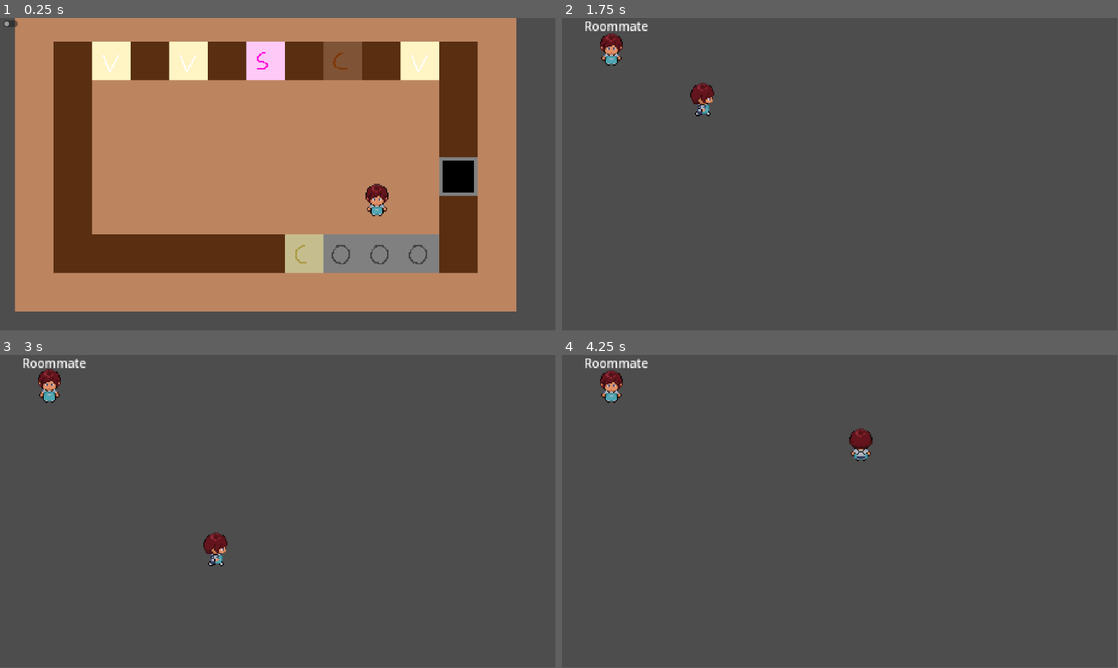
Above: before the commit, frames 1-4 (two rows, left to right).
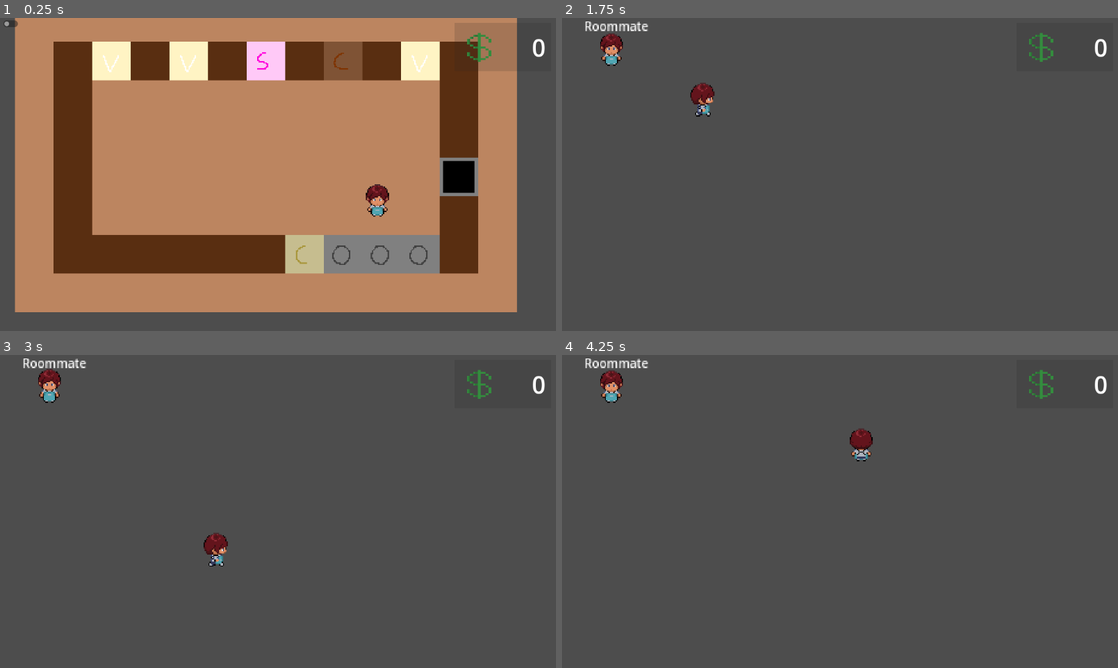
Above: after the commit, the same moments.

Repository: ElectricSpace25/Between-Scoops
Game: Godot game, scene res://Levels/Shop/shop.tscn
Two runs of this game, one before a commit and one after it. Both use one fixed random seed, a clock stepped at 60 frames per second and the inputs below.
Inputs (mouse positions are in pixels of both pictures, inside the frame that each line leads up to):
- Up to frame 1 (0.25 s): no input
- Up to frame 2 (1.75 s): click (573, 24) at 0.5 s; hold D (walk_right) from 1.28 s (still down); hold E (interact) from 1.28 s (still down)
- Up to frame 3 (3 s): release D (walk_right) at 2.03 s; release E (interact) at 2.03 s; hold S (walk_down) 2.03-2.78 s; tap E (interact) at 2.1 s; hold D (walk_right) from 2.78 s (still down); hold E (interact) from 2.78 s (still down)
- Up to frame 4 (4.25 s): release D (walk_right) at 3.53 s; release E (interact) at 3.53 s; hold W (walk_up) from 3.53 s (still down); tap E (interact) at 3.6 s
In our replay, the window is 799x449 before the commit and 800x450 after it. These sizes can differ from the game's own. Grey fills any space a smaller window leaves; there, only what the larger window draws over its background counts as a difference.

The runs differ from the first frame. In frame 1, 1.8% of the frame differs, in the area x 2-98%, y 0-94%; in frame 2, 0.3%; in frame 3, 0.3%; in frame 4, 0.3%.

Commit message:
Started Dialogue System

Diff:
--- a/Objects/quest_item.gd
+++ b/Objects/quest_item.gd
@@ -4,6 +4,7 @@
 extends Area2D
 
 @onready var sprite_2d = $Sprite2D
+@onready var interactable: Area2D = $Interactable
 
 # Vars
 @export var item_id: String = ""
@@ -14,8 +15,15 @@
 func _ready():
 	if not Engine.is_editor_hint():
 		sprite_2d.texture = item_texture
+		interactable.interact = _on_interact
 
 # Show item texture in engine
 func _process(delta):
 	if Engine.is_editor_hint():
 		sprite_2d.texture = item_texture
+
+func _on_interact():
+	start_dialogue()
+
+func start_dialogue():
+	print("I am an item!")
--- a/Player/player.gd
+++ b/Player/player.gd
@@ -4,6 +4,16 @@
 
 @onready var animation_tree = $AnimationTree
 @onready var state_machine = animation_tree.get("parameters/playback")
+
+# Player HUD UI components
+@onready var icon: TextureRect = $HUD/Money/Icon
+@onready var amount: Label = $HUD/Money/Amount
+@onready var quest_tracker: ColorRect = $HUD/QuestTracker
+@onready var title: Label = $HUD/QuestTracker/VBoxContainer/Title
+@onready var objectives: VBoxContainer = $HUD/QuestTracker/VBoxContainer/Objectives
+
+func _ready() -> void:
+	quest_tracker.visible = false
 
 func _physics_process(_delta):
 	# Move
--- a/Player/player.tscn
+++ b/Player/player.tscn
@@ -1,8 +1,9 @@
-[gd_scene load_steps=31 format=3 uid="uid://c8ldqs2ik8dbq"]
+[gd_scene load_steps=32 format=3 uid="uid://c8ldqs2ik8dbq"]
 
 [ext_resource type="Script" path="res://Player/player.gd" id="1_262ky"]
 [ext_resource type="Texture2D" uid="uid://dqelm10xyjohs" path="res://Player/MC_IceCream_Spritesheet.png" id="2_4sjg8"]
 [ext_resource type="Script" path="res://Player/interaction_area.gd" id="3_lx3da"]
+[ext_resource type="Texture2D" uid="uid://kfvcc61v05hw" path="res://UI/Dialogue/dollar_sign.png" id="4_ijt6o"]
 
 [sub_resource type="RectangleShape2D" id="RectangleShape2D_7c3wq"]
 size = Vector2(17, 6.5)
@@ -286,5 +287,73 @@
 horizontal_alignment = 1
 vertical_alignment = 1
 
+[node name="HUD" type="CanvasLayer" parent="."]
+
+[node name="Money" type="ColorRect" parent="HUD"]
+anchors_preset = 1
+anchor_left = 1.0
+anchor_right = 1.0
+offset_left = -210.0
+offset_top = 10.0
+offset_right = -10.0
+offset_bottom = 110.0
+grow_horizontal = 0
+color = Color(0.141176, 0.141176, 0.141176, 0.160784)
+
+[node name="Icon" type="TextureRect" parent="HUD/Money"]
+layout_mode = 1
+anchors_preset = 9
+anchor_bottom = 1.0
+offset_left = 1.0
+offset_top = 19.0
+offset_right = 101.0
+offset_bottom = -17.0
+grow_vertical = 2
+texture = ExtResource("4_ijt6o")
+expand_mode = 2
+
+[node name="Amount" type="Label" parent="HUD/Money"]
+layout_mode = 1
+anchors_preset = 6
+anchor_left = 1.0
+anchor_top = 0.5
+anchor_right = 1.0
+anchor_bottom = 0.5
+offset_left = -40.0
+offset_top = -11.5
+offset_bottom = 11.5
+grow_horizontal = 0
+grow_vertical = 2
+theme_override_font_sizes/font_size = 50
+text = "0"
+
+[node name="QuestTracker" type="ColorRect" parent="HUD"]
+offset_left = 10.0
+offset_top = 10.0
+offset_right = 310.0
+offset_bottom = 210.0
+color = Color(0.141176, 0.141176, 0.141176, 0.160784)
+
+[node name="VBoxContainer" type="VBoxContainer" parent="HUD/QuestTracker"]
+layout_mode = 1
+anchors_preset = 15
+anchor_right = 1.0
+anchor_bottom = 1.0
+grow_horizontal = 2
+grow_vertical = 2
+theme_override_constants/separation = 10
+
+[node name="Title" type="Label" parent="HUD/QuestTracker/VBoxContainer"]
+layout_mode = 2
+theme_override_font_sizes/font_size = 20
+text = "Title"
+horizontal_alignment = 1
+vertical_alignment = 1
+uppercase = true
+
+[node name="Objectives" type="VBoxContainer" parent="HUD/QuestTracker/VBoxContainer"]
+layout_mode = 2
+size_flags_vertical = 3
+
 [connection signal="area_entered" from="InteractionArea" to="InteractionArea" method="_on_area_entered"]
 [connection signal="area_exited" from="InteractionArea" to="InteractionArea" method="_on_area_exited"]
--- /dev/null
+++ b/Resources/Dialogue/dialogue.gd
@@ -0,0 +1,10 @@
+### dialogue.gd - serves as a data container
+extends Resource
+
+class_name Dialogue
+@export var dialogues = {}
+
+# Load data from dialogue_data.json
+func load_from_json(file_path):
+	var data = FileAccess.get_file_as_string(file_path)
+	pass
--- /dev/null
+++ b/Resources/Dialogue/dialogue_data.json
@@ -0,0 +1,64 @@
+{
+	"roommate_1": {
+		"tree": [
+			{
+				"branch_id": "roommate_1_1",
+				"dialogues": [
+					{
+						"state": "start",
+						"text": "WAHH WAHHH",
+						"options": {
+							"What's wrong?": "story_1",
+							"I don't want to deal with this...": "exit",
+						}
+					},
+					{
+						"state": "story_1",
+						"text": "blah blah blah blah",
+						"options": {
+							"Alright, how are you?": "in_progress",
+							"Say Goodbye": "end_convo"
+						}
+					},
+					{
+						"state": "exit",
+						"text": "Oh...bye.",
+						"options": {}
+					},
+					{
+						"state": "end_convo",
+						"text": "Thanks for chatting with me.",
+						"options": {}
+					},
+				],
+			},
+			{
+				"branch_id": "roommate_2_1",
+				"dialogues": [
+					{
+						"state": "start",
+						"text": "You should go talk to roommate 1",
+						"options": {}
+					},
+				],
+			},
+		],
+	},
+
+	"roommate_2": {
+		"tree": [
+			{
+				"branch_id": "roommate_2_1",
+				"dialogues": [],
+			},
+			{
+				"branch_id": "roommate_2_2",
+				"dialogues": [],
+			},
+			{
+				"branch_id": "roommate_2_default",
+				"dialogues": [],
+			},
+		],
+	},
+}
--- a/Roommates/roommate.gd
+++ b/Roommates/roommate.gd
@@ -1,6 +1,17 @@
 ### roommate.gd
 extends CharacterBody2D
+
+@onready var interactable: Area2D = $Interactable
 
 # Add these values in the inspector panel for each roommate!
 @export var roommate_id : String # use for logic checks and quest/dialogue assignments
 @export var roommate_name : String # displayed on UI when player interacts
+
+func _ready():
+	interactable.interact = _on_interact
+
+func _on_interact():
+	start_dialogue()
+
+func start_dialogue():
+	print("Hello from Roommate!")
--- /dev/null
+++ b/UI/Dialogue/dialogue_ui.gd
@@ -0,0 +1,7 @@
+### dialogue_ui.gd
+extends Control
+
+@onready var panel: Panel = $CanvasLayer/Panel
+@onready var dialogue_speaker: Label = $CanvasLayer/Panel/VBoxContainer/DialogueSpeaker
+@onready var dialogue_text: Label = $CanvasLayer/Panel/VBoxContainer/DialogueText
+@onready var dialogue_options: HBoxContainer = $CanvasLayer/Panel/VBoxContainer/DialogueOptions
--- /dev/null
+++ b/UI/Dialogue/dialogue_ui.tscn
@@ -0,0 +1,72 @@
+[gd_scene load_steps=3 format=3 uid="uid://cxelh45iuyxi7"]
+
+[ext_resource type="Script" path="res://UI/Dialogue/dialogue_ui.gd" id="1_p1jqf"]
+
+[sub_resource type="StyleBoxFlat" id="StyleBoxFlat_hoyef"]
+bg_color = Color(0.2, 0.223529, 0.360784, 1)
+border_width_left = 2
+border_width_top = 2
+border_width_right = 2
+border_width_bottom = 2
+
+[node name="DialogueUI" type="Control"]
+layout_mode = 3
+anchors_preset = 15
+anchor_right = 1.0
+anchor_bottom = 1.0
+grow_horizontal = 2
+grow_vertical = 2
+script = ExtResource("1_p1jqf")
+
+[node name="CanvasLayer" type="CanvasLayer" parent="."]
+
+[node name="Panel" type="Panel" parent="CanvasLayer"]
+anchors_preset = 12
+anchor_top = 1.0
+anchor_right = 1.0
+anchor_bottom = 1.0
+offset_left = 10.0
+offset_top = -187.0
+offset_right = -12.0
+offset_bottom = -17.0
+grow_horizontal = 2
+grow_vertical = 0
+theme_override_styles/panel = SubResource("StyleBoxFlat_hoyef")
+
+[node name="VBoxContainer" type="VBoxContainer" parent="CanvasLayer/Panel"]
+layout_mode = 0
+offset_left = 20.0
+offset_top = 20.0
+offset_right = 1110.0
+offset_bottom = 150.0
+theme_override_constants/separation = 15
+
+[node name="DialogueSpeaker" type="Label" parent="CanvasLayer/Panel/VBoxContainer"]
+layout_mode = 2
+theme_override_font_sizes/font_size = 20
+text = "Roommate Name"
+
+[node name="DialogueText" type="Label" parent="CanvasLayer/Panel/VBoxContainer"]
+layout_mode = 2
+size_flags_vertical = 1
+theme_override_font_sizes/font_size = 20
+text = "Dialog Text..."
+horizontal_alignment = 1
+
+[node name="DialogueOptions" type="HBoxContainer" parent="CanvasLayer/Panel/VBoxContainer"]
+layout_mode = 2
+theme_override_constants/separation = 20
+alignment = 1
+
+[node name="CloseButton" type="Button" parent="CanvasLayer/Panel"]
+layout_mode = 1
+anchors_preset = 1
+anchor_left = 1.0
+anchor_right = 1.0
+offset_left = -38.0
+offset_top = 2.0
+offset_right = -2.0
+offset_bottom = 38.0
+grow_horizontal = 0
+theme_override_font_sizes/font_size = 20
+text = "X"
--- a/project.godot
+++ b/project.godot
@@ -18,6 +18,21 @@
 [autoload]
 
 GlobalVariables="*res://global_variables.gd"
+
+[display]
+
+window/stretch/mode="viewport"
+window/stretch/aspect="expand"
+
+[file_customization]
+
+folder_colors={
+"res://Levels/Apartment/": "blue",
+"res://Resources/": "blue",
+"res://Roommates/": "blue",
+"res://UI/": "blue",
+"res://UI/Dialogue/": "blue"
+}
 
 [input]
 
Binary file added: UI/Dialogue/dollar_sign.png
Not shown, added: UI/Dialogue/dollar_sign.png.import
